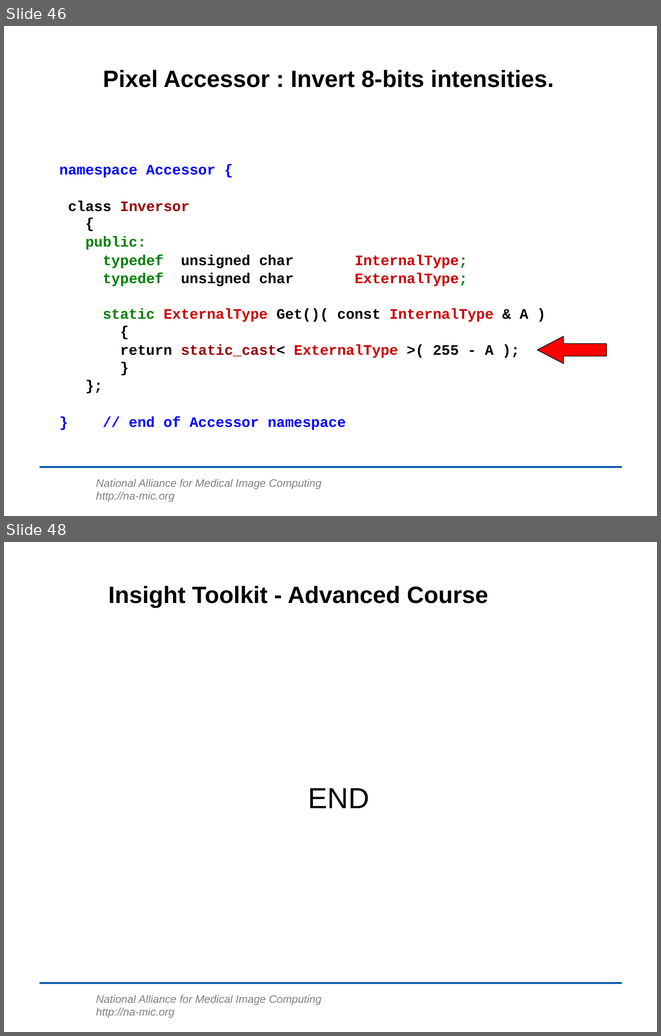
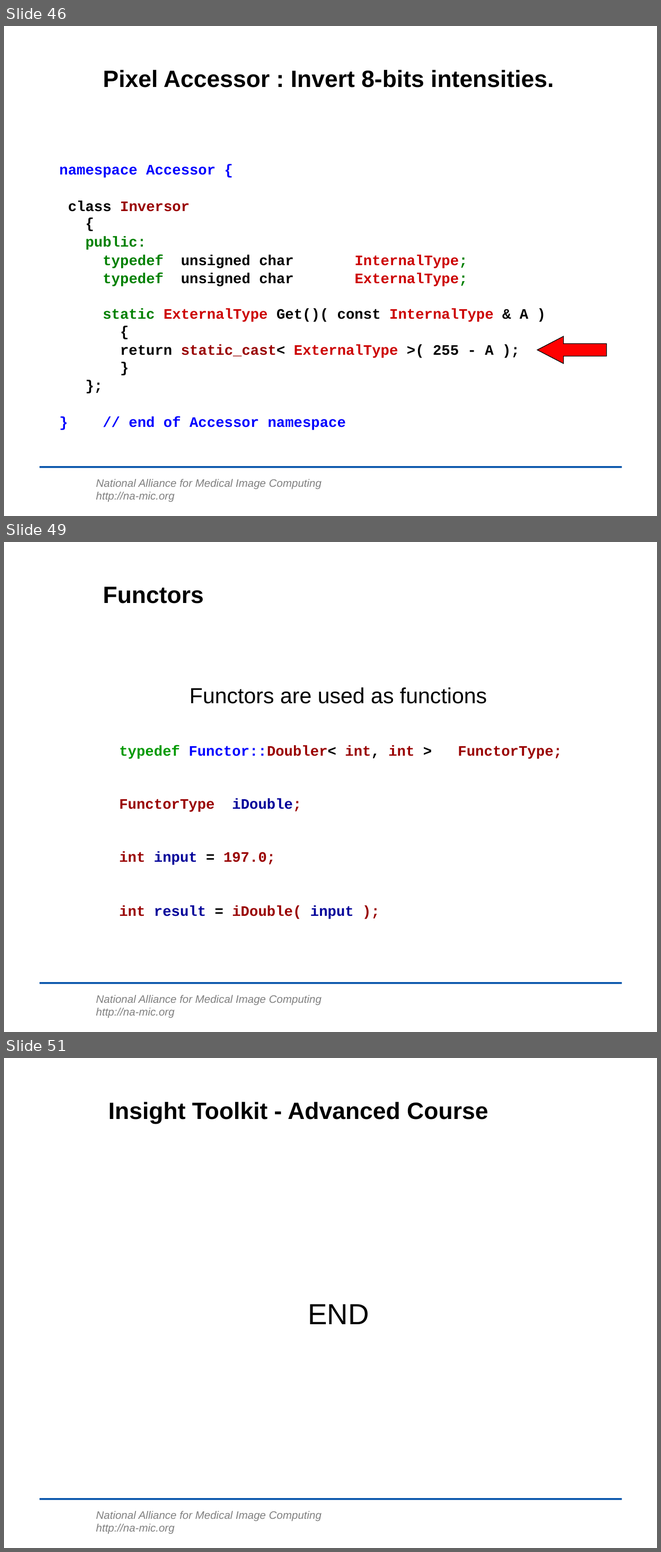
Before and after one commit to lheckemann/namic-sandbox, a slide deck: ITKAdvancedCourse/doc/presentations/Insight-DesignPatterns.ppt. Shown one above the other, each under a label of ours: slides 46 and 48 before the commit, slides 46, 49 and 51 after it; the slides between them are not shown. The pictures are 661x1036 and 661x1552 pixels, drawn with LibreOffice and Linux fonts; fonts in the diff are those of the drawing; background and template pictures are left out. Boxes give left, top, right and bottom in pixels: in the first picture for what was removed or moved away, otherwise in the second. Text is boxed around its words. In the diff, an @@ line names an element or a change of style, - is before the commit and + after.

Commit message:
ENH: Functors added.

```diff
--- a/ITKAdvancedCourse/doc/presentations/Insight-DesignPatterns.ppt
+++ b/ITKAdvancedCourse/doc/presentations/Insight-DesignPatterns.ppt
@@ slide 49 added at box(4, 542, 657, 1032), background #FFFFFF; not listed: 2 template elements that a slide beside it also shows @@
@@ title added at box(103, 587, 204, 603), 26 pt, text #000000, bold @@
+Functors
@@ text added at box(190, 687, 487, 704), 24 pt, text #000000 @@
+Functors are used as functions
@@ text added at box(119, 745, 414, 919), 16 pt, text #990000, bold @@
+typedef Functor::Doubler< int, int > FunctorType;
+FunctorType iDouble;
+int input = 197.0;
+int result = iDouble( input );
@@ what was slide 48 is now slide 51 @@
```
Also in this commit, not shown: 1 slide changed, 2 other slides added.
